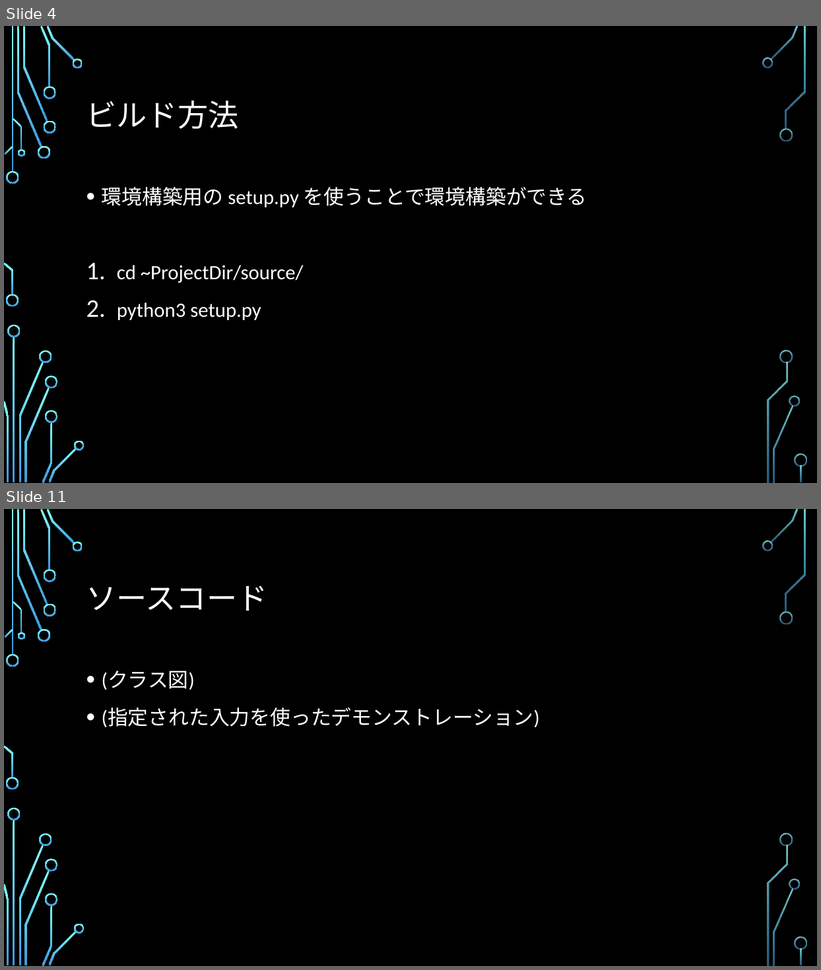
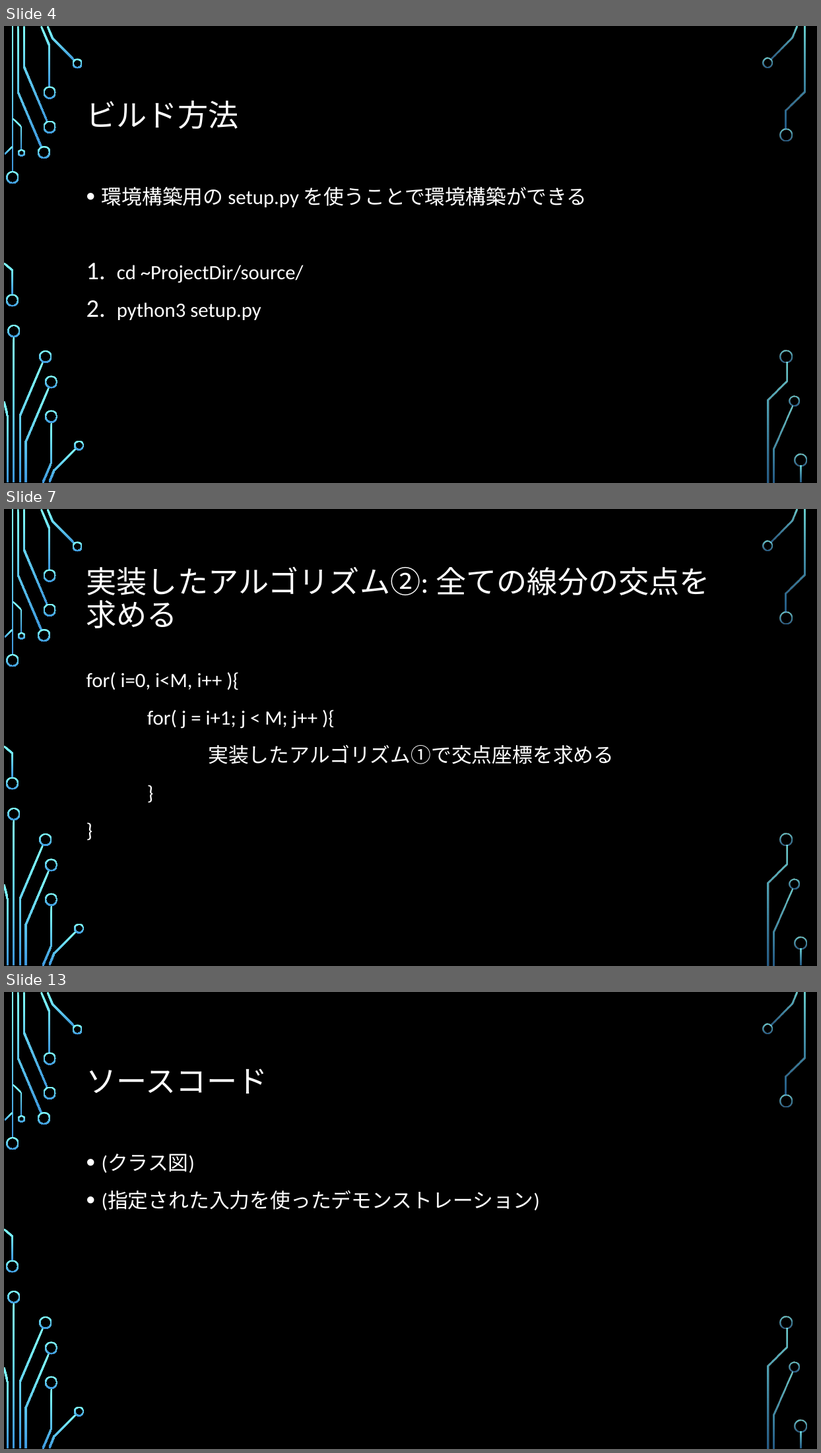
Before and after one commit to ie03-aizu-2019/ie03project-skys, a slide deck: Reports/Midterm.pptx. Shown one above the other, each under a label of ours: slides 4 and 11 before the commit, slides 4, 7 and 13 after it; the slides between them are not shown. The pictures are 821x970 and 821x1453 pixels, drawn with LibreOffice and Linux fonts; fonts in the diff are those of the drawing; background and template pictures are left out. Boxes give left, top, right and bottom in pixels: in the first picture for what was removed or moved away, otherwise in the second. Text is boxed around its words. In the diff, an @@ line names an element or a change of style, - is before the commit and + after.

```diff
--- a/Reports/Midterm.pptx
+++ b/Reports/Midterm.pptx
@@ slide 7 added at [4,509,817,966], background picture (left out); not listed: 36 template elements that a slide beside it also shows @@
@@ title added at [86,566,710,628], 36 pt, text #FFFFFF @@
+実装したアルゴリズム②: 全ての線分の交点を求める
@@ text added at [86,672,614,764], 24 pt, text #FFFFFF @@
+for( i=0, i<M, i++ ){
+for( j = i+1; j < M; j++ ){
+実装したアルゴリズム①で交点座標を求める
+}
+}
@@ what was slide 11 is now slide 13 @@
```
Also in this commit, not shown: 10 slides changed, 1 other slide added.
